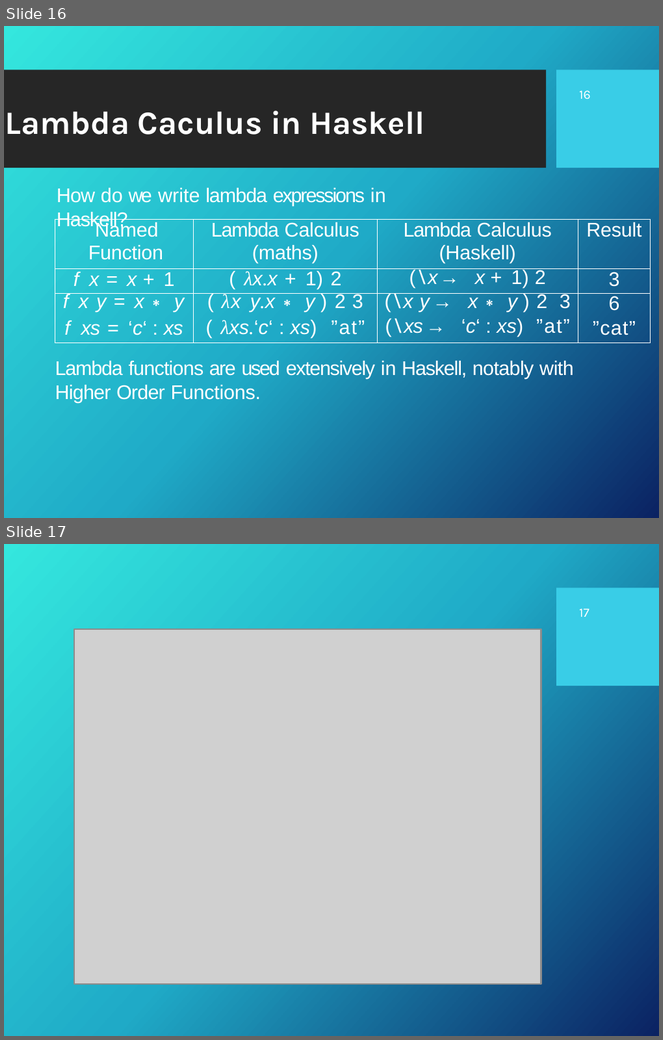
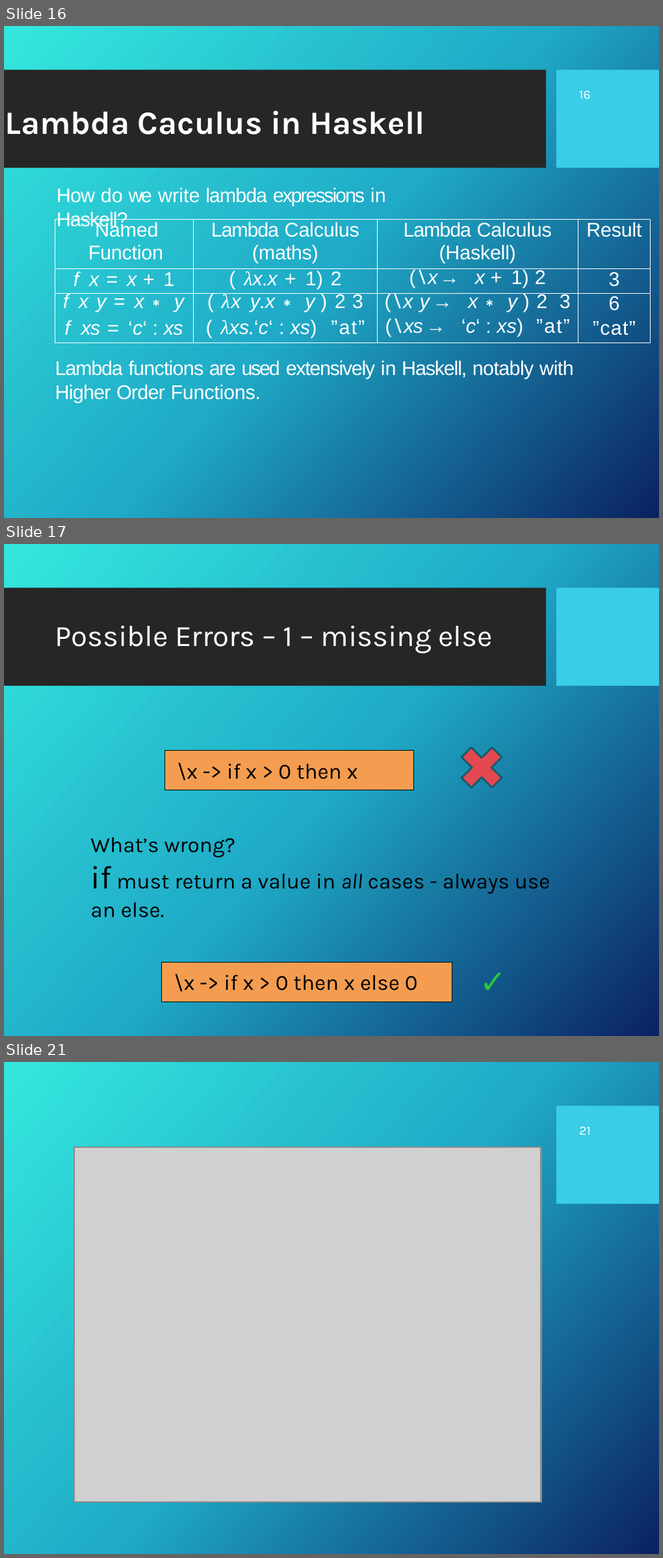
Before and after one commit to Fun-Prog-26/fun-prog-26, a slide deck: topic04-functions-and-lambda-calculus/unit-04a-lectures/wip/talk-2/b-lambda-calculus.pptx. Shown one above the other, each under a label of ours: slides 16 and 17 before the commit, slides 16, 17 and 21 after it; the slides between them are not shown. The pictures are 663x1040 and 663x1558 pixels, drawn with LibreOffice and Linux fonts; fonts in the diff are those of the drawing; grey boxes stand for pictures; background and template pictures are left out. Boxes give left, top, right and bottom in pixels: in the first picture for what was removed or moved away, otherwise in the second. Text is boxed around its words. In the diff, an @@ line names an element or a change of style, - is before the commit and + after.

```diff
--- a/topic04-functions-and-lambda-calculus/unit-04a-lectures/wip/talk-2/b-lambda-calculus.pptx
+++ b/topic04-functions-and-lambda-calculus/unit-04a-lectures/wip/talk-2/b-lambda-calculus.pptx
@@ slide 17 added at box(4, 544, 659, 1036), background picture (left out); not listed: 2 template elements that a slide beside it also shows @@
@@ title added at box(55, 625, 493, 653), 16.3 pt, text #FFFFFF @@
+Possible Errors – 1 – missing else
@@ cross added at box(452, 738, 511, 796), fill #E44951, outline #195A65 1 pt @@
@@ rectangle added at box(165, 751, 415, 790), fill #F49D50, outline #000000 0.75 pt, 12 pt, text #000000 @@
+\x -> if x > 0 then x
@@ text added at box(90, 837, 551, 918), 12 pt, text #000000 @@
+What’s wrong?
+if must return a value in all cases - always use an else.
@@ rectangle added at box(161, 963, 452, 1002), fill #F49D50, outline #000000 0.75 pt, 12 pt, text #000000 @@
+\x -> if x > 0 then x else 0
@@ text added at box(467, 955, 511, 1007), 18 pt, text #29C63F, bold @@
+✓
@@ what was slide 17 is now slide 21 @@
@@ page number at box(579, 1126, 591, 1135): text changed @@
-17
+21
```
Also in this commit, not shown: 2 slides changed, 3 other slides added, 14 other files.
